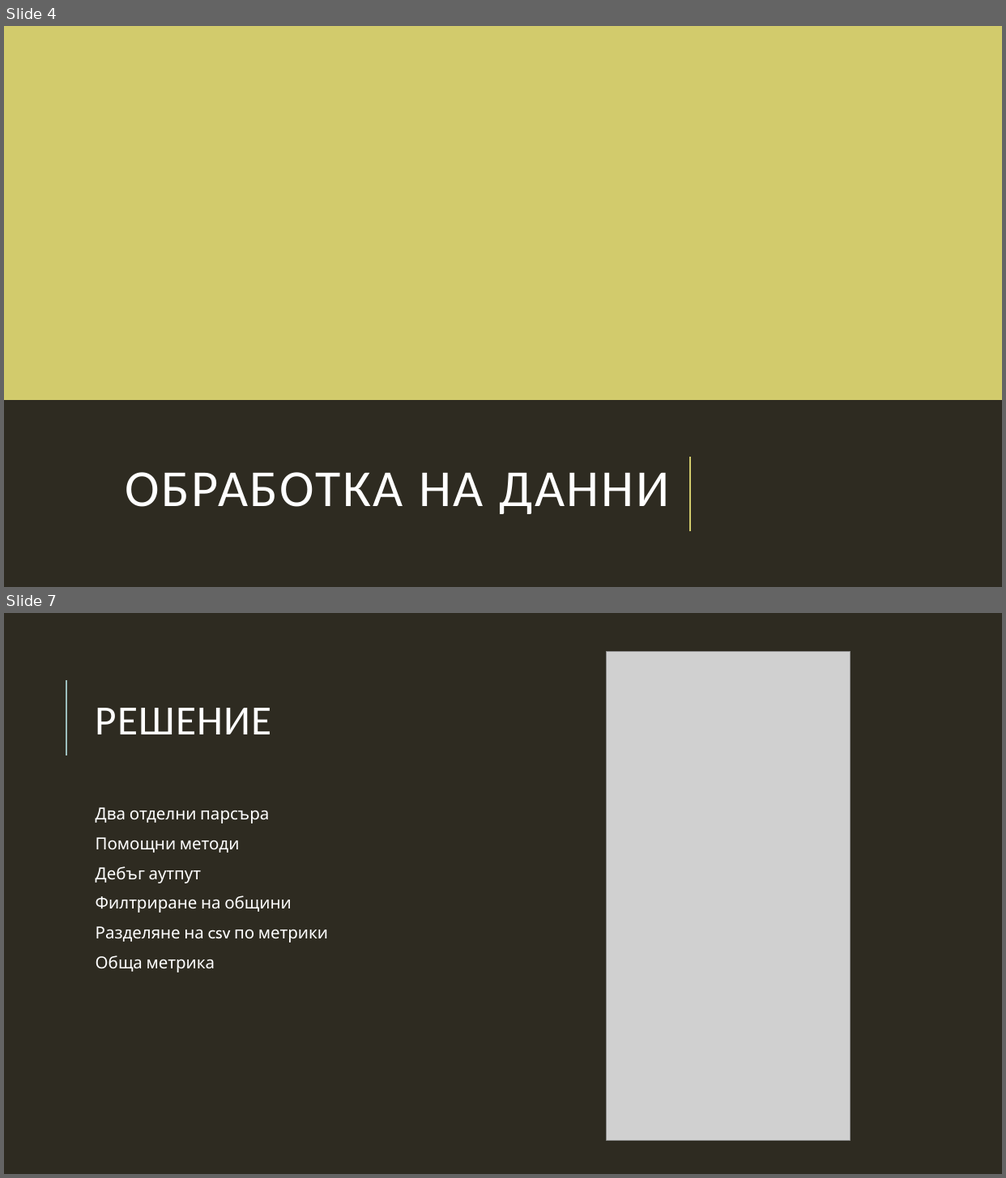
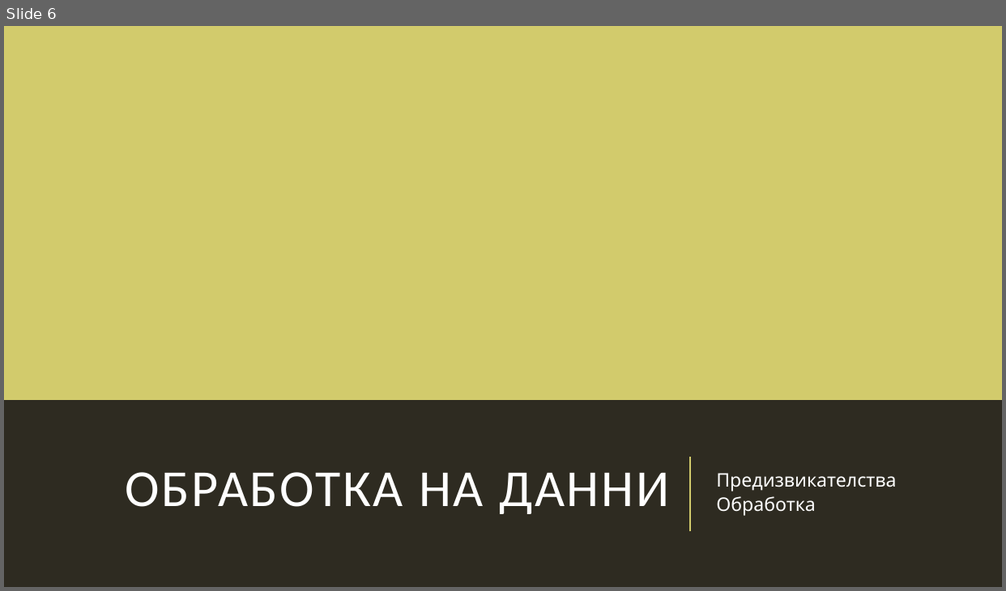
Before and after one commit to sarabadjieva/MITM322_DataMining, a slide deck: Анализ.pptx. Shown one above the other, each under a label of ours: slides 4 and 7 before the commit, slide 6 after it; the slides between them are not shown. The pictures are 1006x1178 and 1006x591 pixels, drawn with LibreOffice and Linux fonts; fonts in the diff are those of the drawing; grey boxes stand for pictures. Boxes give left, top, right and bottom in pixels: in the first picture for what was removed or moved away, otherwise in the second. Text is boxed around its words. In the diff, an @@ line names an element or a change of style, - is before the commit and + after.

```diff
--- a/Анализ.pptx
+++ b/Анализ.pptx
@@ slide 7 removed at (4, 613, 1002, 1174), background #2E2B21 @@
@@ picture removed at (607, 652, 850, 1141) @@
@@ line removed from (66, 756) to (66, 680) @@
@@ title removed at (96, 708, 272, 735) @@
-РЕШЕНИЕ
@@ text removed at (96, 807, 328, 973) @@
-Два отделни парсъра
-Помощни методи
-Дебъг аутпут
-Филтриране на общини
-Разделяне на csv по метрики
-Обща метрика
@@ what was slide 4 is now slide 6 @@
@@ slide 6 changed as well @@
@@ text added at (716, 473, 896, 516), 18 pt, text #FFFFFF @@
+Предизвикателства
+Обработка
```
Also in this commit, not shown: 7 other slides changed, 24 slides added, 11 other slides removed, 2 other files.
